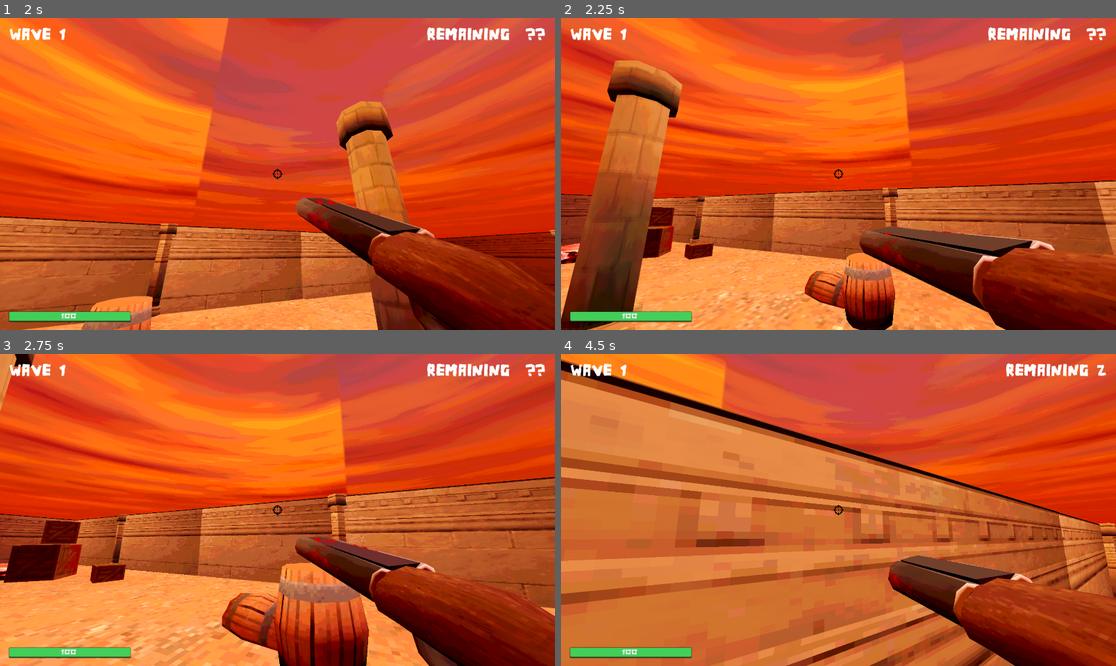
Above: before the commit, frames 1-4 (two rows, left to right).
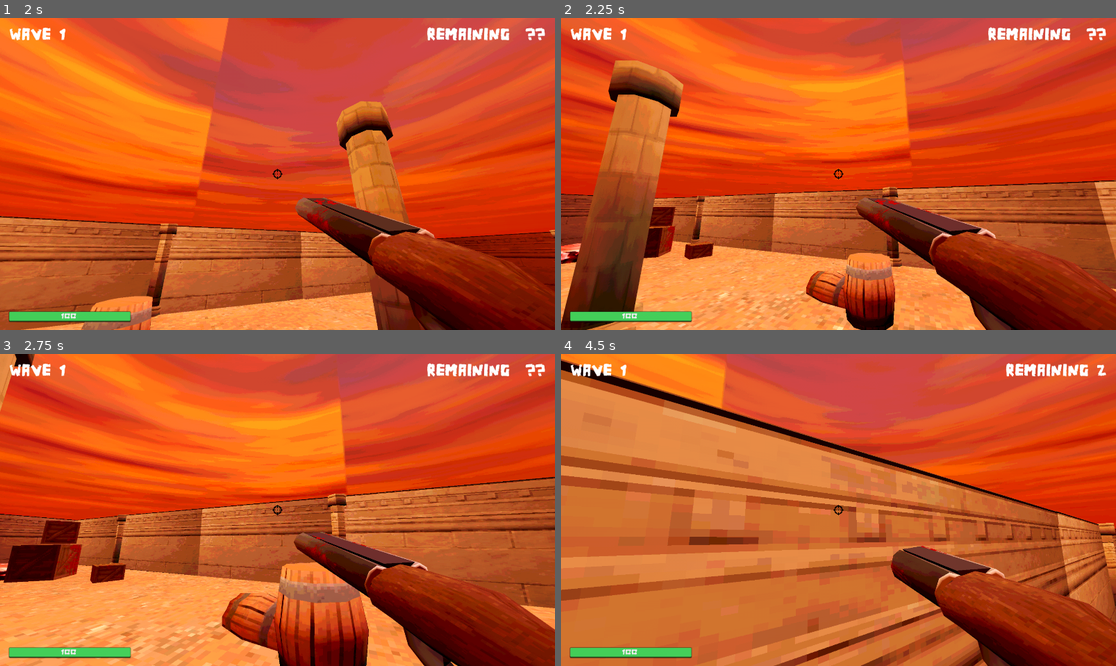
Above: after the commit, the same moments.

Repository: dalton-f/bloodsport
Game: Godot game, scene res://Entities/UI/MainMenu/MainMenu.tscn
The game is run twice, just before and just after one commit, with the same random seed, the same clock (stepped at 60 frames per second) and the same inputs.
Inputs (mouse positions are in pixels of both pictures, inside the frame that each line leads up to):
- Up to frame 1 (2 s): click "PLAY" at 0.5 s; move the mouse to (305, 174) at 1.27 s; hold W (up) from 1.28 s (still down); hold Ctrl (crouch) from 1.28 s (still down); tap Space (jump) at 1.52 s
- Up to frame 2 (2.25 s): keep holding W (up); move the mouse to (810, 174) at 2.02 s; release Ctrl (crouch) at 2.03 s; click (810, 174) at 2.1 s
- Up to frame 3 (2.75 s): keep holding W (up); tap Space (jump) at 2.27 s
- Up to frame 4 (4.5 s): keep holding W (up); move the mouse to (849, 503) at 2.77 s; hold Shift (sprint) 2.78-3.53 s; move the mouse to (832, 516) at 3.52 s; tap Ctrl (crouch) at 3.6 s; tap Space (jump) at 3.77 s; move the mouse to (877, 513) at 4.27 s; press the mouse at (877, 513) at 4.28 s

Frame 1 is identical in both runs. In frame 2, 6.9% of the frame differs, in the area x 0-100%, y 14-100%; in frame 3, 1.8%; in frame 4, 8.8%, in the area x 0-100%, y 1-100%.
Error after the commit: Invalid access to property or key 'range' on a base object of type 'Resource (WeaponData)'. (res://Entities/Weapons/WeaponsManager/WeaponsManager.gd:43)

Commit message:
Rename range to avoid conflicts

Diff:
--- a/Entities/Weapons/WeaponData.gd
+++ b/Entities/Weapons/WeaponData.gd
@@ -7,5 +7,5 @@
 @export var fire_rate: float = 3.5
 @export var pellets: int = 1
 @export var bullet_spread: float = 0
-@export var range: int = 100
+@export var weapon_range: int = 100
 @export var sfx: AudioStream
--- a/Entities/Weapons/WeaponTypes/Shotgun/Shotgun.tres
+++ b/Entities/Weapons/WeaponTypes/Shotgun/Shotgun.tres
@@ -11,6 +11,6 @@
 damage = 20
 fire_rate = 1.5
 bullet_spread = 0.05
-range = 20
+weapon_range = 10
 sfx = ExtResource("2_rsbxq")
 metadata/_custom_type_script = "uid://chwcpm42hh1ca"
